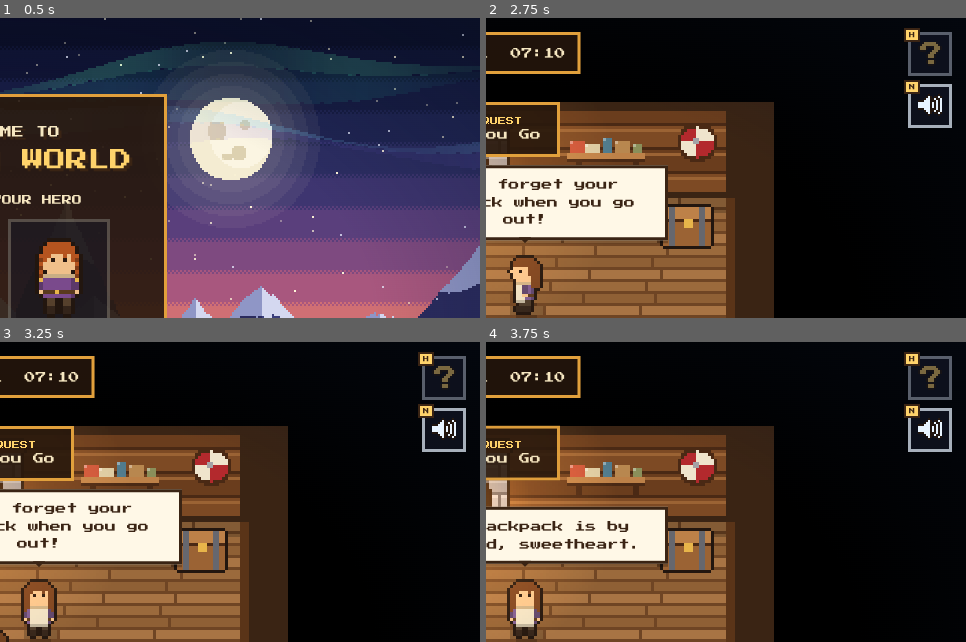
Above: before the commit, frames 1-4 (two rows, left to right).
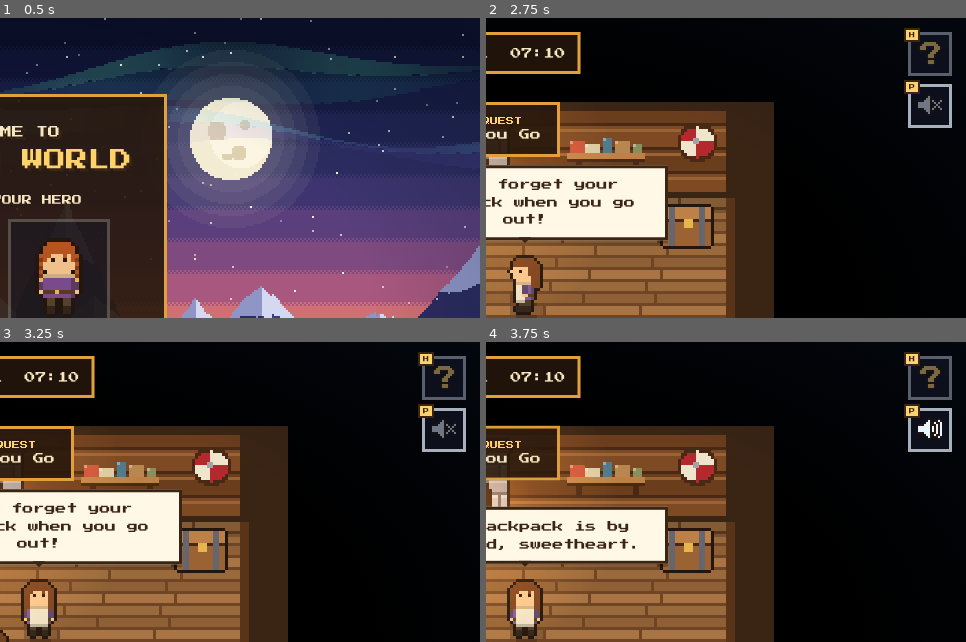
Above: after the commit, the same moments.

Repository: wivorn/hidden-world-rpg
Game: browser game, page index.html
The game is run twice, just before and just after one commit, with the same random seed, the same clock (stepped at 60 frames per second) and the same inputs.
Inputs (mouse positions are % of the whole screen's width and height, from its top left):
- Up to frame 1 (0.5 s): click (50, 69) at 0.27 s; type "Alex" at 0.27 s
- Up to frame 2 (2.75 s): click "START" at 0.52 s; hold Right 1.03-1.53 s; tap Space every 0.5 s from 1.1 to 2.6 s; hold Down 1.58-1.85 s; hold Left 1.9-2.47 s; click "Sound" at 2.02 s; tap N at 2.52 s; hold Up from 2.52 s (still down)
- Up to frame 3 (3.25 s): release Up at 2.82 s; hold Right from 2.87 s (still down); tap Space at 3.1 s
- Up to frame 4 (3.75 s): tap P at 3.52 s; release Right at 3.53 s; hold Up from 3.58 s (still down); tap Space at 3.6 s
The pictures show only the part of the screen within x 50-100%, y 0-50%; the shares and areas given below are measured in that part.

Frame 1 is identical in both runs. In frame 2, 0.2% of the frame differs, in the area x 88-95%, y 22-32%; in frame 3, 0.2%; in frame 4, less than 0.1%.

Commit message:
Use P to toggle sound
Co-authored-by: Cursor <cursoragent@cursor.com>

Diff:
--- a/index.html
+++ b/index.html
@@ -20,7 +20,7 @@
   <div id="purse" role="status" hidden></div>
   <div id="toggles">
     <button id="hints" class="toggle" type="button" aria-pressed="false" aria-label="Hints" title="Hints (H)" data-key="H"><img alt="" /></button>
-    <button id="sound" class="toggle" type="button" aria-pressed="true" aria-label="Sound" title="Sound (N)" data-key="N"><img alt="" /></button>
+    <button id="sound" class="toggle" type="button" aria-pressed="true" aria-label="Sound" title="Sound (P)" data-key="P"><img alt="" /></button>
     <button id="bag-btn" class="toggle" type="button" aria-haspopup="dialog" aria-expanded="false" title="Bag (B)" data-key="B" hidden><img alt="" /><span></span></button>
     <button id="journal-btn" class="toggle" type="button" aria-haspopup="dialog" aria-expanded="false" aria-label="Quest journal" title="Quest journal (J)" data-key="J" hidden><img alt="" /></button>
     <button id="map" class="toggle" type="button" aria-haspopup="dialog" aria-expanded="false" aria-label="World map" title="World map (M)" data-key="M" hidden><img alt="" /></button>
--- a/js/main.js
+++ b/js/main.js
@@ -3446,7 +3446,7 @@
       else useTool();
     }
     if (e.code === 'KeyR') loopTrick();
-    if (e.code === 'KeyN') toggleSound();
+    if (e.code === 'KeyP') toggleSound();
     if (e.code === 'KeyH') toggleHints();
     if (e.code === 'KeyM') toggleMap(true);
     if (e.code === 'KeyJ') toggleJournal(true);
